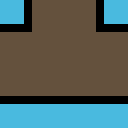
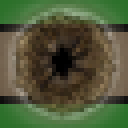
Layers edited between the first and the second (128, 128) image:
added layer "Crater" in group "Other" over (0, 0, 128, 128)
hid "Road T" over (24, 0, 104, 32)
hid group "Blue" (1st of 2) (2 layers) over (0, 0, 128, 128)
showed group "Green" (1st of 2) (5 layers) over (0, 0, 128, 128)
